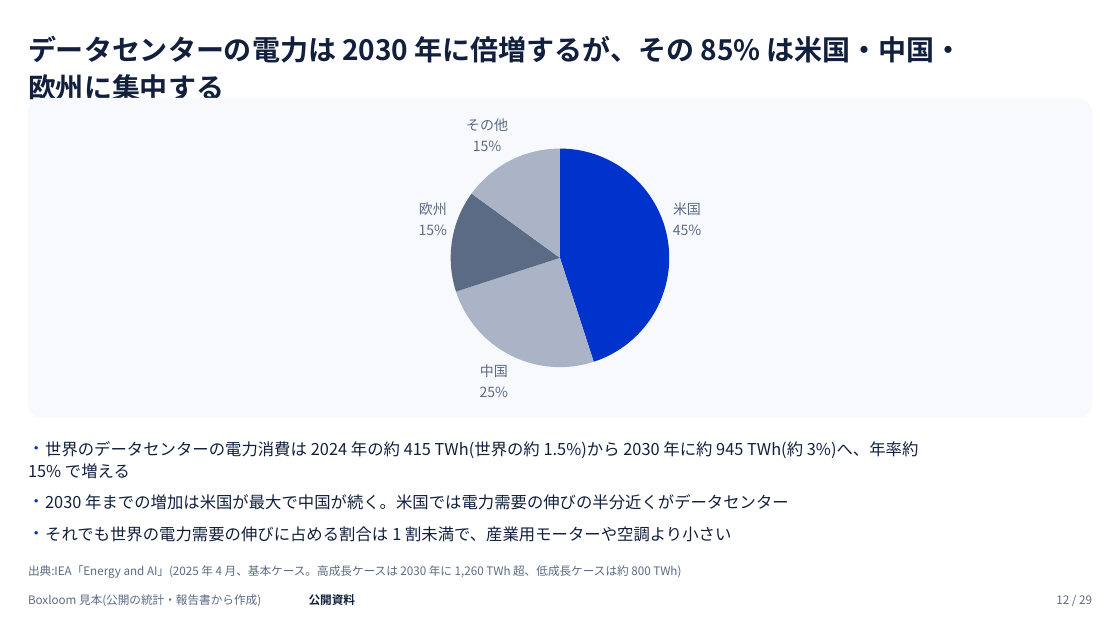
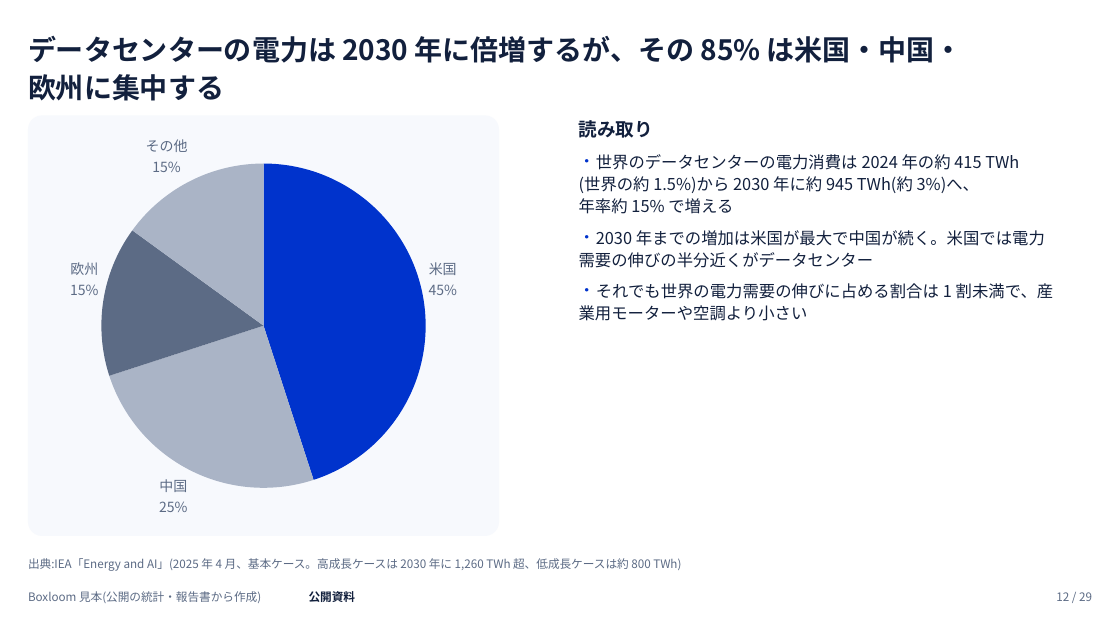
Before and after one commit to tjst-t/boxloom, a slide deck: slide 12 of boxloom/out/ai_society_light.pptx. Drawn at 1120x630 pixels with LibreOffice and Linux fonts; fonts in the diff are those of the drawing. Boxes give left, top, right and bottom in pixels: in the first picture for what was removed or moved away, otherwise in the second. Text is boxed around its words. In the diff, an @@ line names an element or a change of style, - is before the commit and + after.

```diff
--- a/boxloom/out/ai_society_light.pptx
+++ b/boxloom/out/ai_society_light.pptx
@@ pie chart: place and size @@
-pie chart at [28, 98, 1092, 418]
+pie chart at [28, 115, 499, 536]
@@ rounded rectangle: place and size @@
-rounded rectangle at [28, 98, 1092, 418]
+rounded rectangle at [28, 115, 499, 536]
@@ rounded rectangle at [28, 115, 499, 536]: proportions changed @@
@@ text added at [579, 120, 653, 138], 16 pt, text #12203D, bold @@
+読み取り
@@ text at [579, 154, 1019, 214]: text changed @@
-・ 世界のデータセンターの電力消費は 2024 年の約 415 TWh(世界の約 1.5%)から 2030 年に約 945 TWh(約 3%)へ、年率約
-15% で増える
+・ 世界のデータセンターの電力消費は 2024 年の約 415 TWh
+(世界の約 1.5%)から 2030 年に約 945 TWh(約 3%)へ、
+年率約 15% で増える
@@ text at [579, 230, 1045, 268]: text changed @@
-・ 2030 年までの増加は米国が最大で中国が続く。米国では電力需要の伸びの半分近くがデータセンター
+・ 2030 年までの増加は米国が最大で中国が続く。米国では電力
+需要の伸びの半分近くがデータセンター
@@ text at [579, 283, 1053, 321]: text changed @@
-・ それでも世界の電力需要の伸びに占める割合は 1 割未満で、産業用モーターや空調より小さい
+・ それでも世界の電力需要の伸びに占める割合は 1 割未満で、産
+業用モーターや空調より小さい
@@ text "出典:IEA「Energy and AI」(2025 年 4 ...": place and size @@
-text "出典:IEA「Energy and AI」(2025 年 4 ..." at [28, 565, 681, 578]
+text "出典:IEA「Energy and AI」(2025 年 4 ..." at [28, 558, 681, 571]
```
Also in this commit, not shown: 21 other files.
